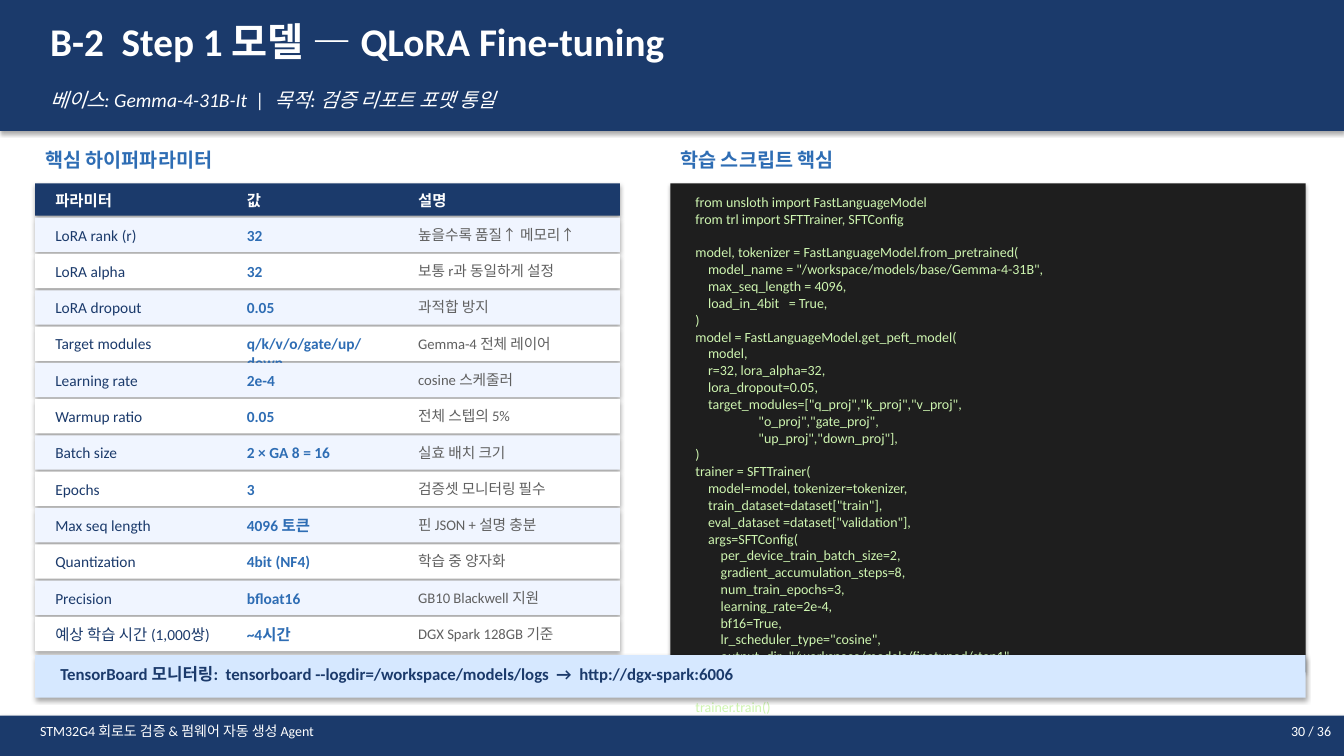
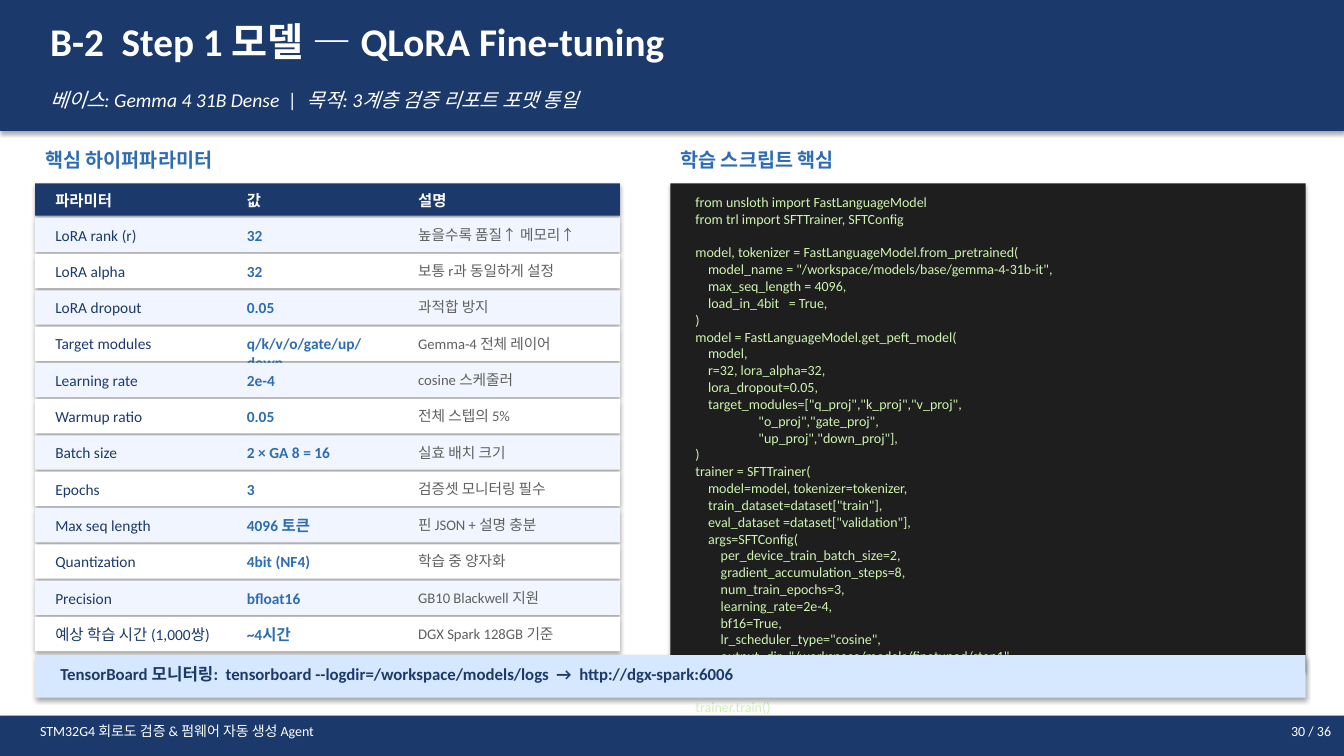
Before and after one commit to younlea/MotorDriveForge, a slide deck: slide 30 of STM32G4_Agent_Plan.pptx. Drawn at 1344x756 pixels with LibreOffice and Linux fonts; fonts in the diff are those of the drawing. Boxes give left, top, right and bottom in pixels: in the first picture for what was removed or moved away, otherwise in the second. Text is boxed around its words. In the diff, an @@ line names an element or a change of style, - is before the commit and + after.

```diff
--- a/STM32G4_Agent_Plan.pptx
+++ b/STM32G4_Agent_Plan.pptx
@@ text at <box>50,90,579,109</box>: text changed @@
-베이스: Gemma-4-31B-It | 목적: 검증 리포트 포맷 통일
+베이스: Gemma 4 31B Dense | 목적: 3계층 검증 리포트 포맷 통일
@@ text at <box>695,197,1052,655</box>: text changed @@
-from unsloth import FastLanguageModel
-from trl import SFTTrainer, SFTConfig
-model, tokenizer = FastLanguageModel.from_pretrained(
-model_name = "/workspace/models/base/Gemma-4-31B",
-max_seq_length = 4096,
-load_in_4bit = True,
-)
-model = FastLanguageModel.get_peft_model(
-model,
-r=32, lora_alpha=32,
-lora_dropout=0.05,
-target_modules=["q_proj","k_proj","v_proj",
-"o_proj","gate_proj",
-"up_proj","down_proj"],
-)
-trainer = SFTTrainer(
-model=model, tokenizer=tokenizer,
-train_dataset=dataset["train"],
-eval_dataset =dataset["validation"],
-args=SFTConfig(
-per_device_train_batch_size=2,
-gradient_accumulation_steps=8,
-num_train_epochs=3,
-learning_rate=2e-4,
-bf16=True,
-lr_scheduler_type="cosine",
-output_dir="/workspace/models/finetuned/step1",
-)
-)
-trainer.train()
+from unsloth import FastLanguageModel
+from trl import SFTTrainer, SFTConfig
+model, tokenizer = FastLanguageModel.from_pretrained(
+model_name = "/workspace/models/base/gemma-4-31b-it",
+max_seq_length = 4096,
+load_in_4bit = True,
+)
+model = FastLanguageModel.get_peft_model(
+model,
+r=32, lora_alpha=32,
+lora_dropout=0.05,
+target_modules=["q_proj","k_proj","v_proj",
+"o_proj","gate_proj",
+"up_proj","down_proj"],
+)
+trainer = SFTTrainer(
+model=model, tokenizer=tokenizer,
+train_dataset=dataset["train"],
+eval_dataset =dataset["validation"],
+args=SFTConfig(
+per_device_train_batch_size=2,
+gradient_accumulation_steps=8,
+num_train_epochs=3,
+learning_rate=2e-4,
+bf16=True,
+lr_scheduler_type="cosine",
+output_dir="/workspace/models/finetuned/step1",
+)
+)
+trainer.train()
```
Also in this commit, not shown: 15 other slides changed, 8 other files.
